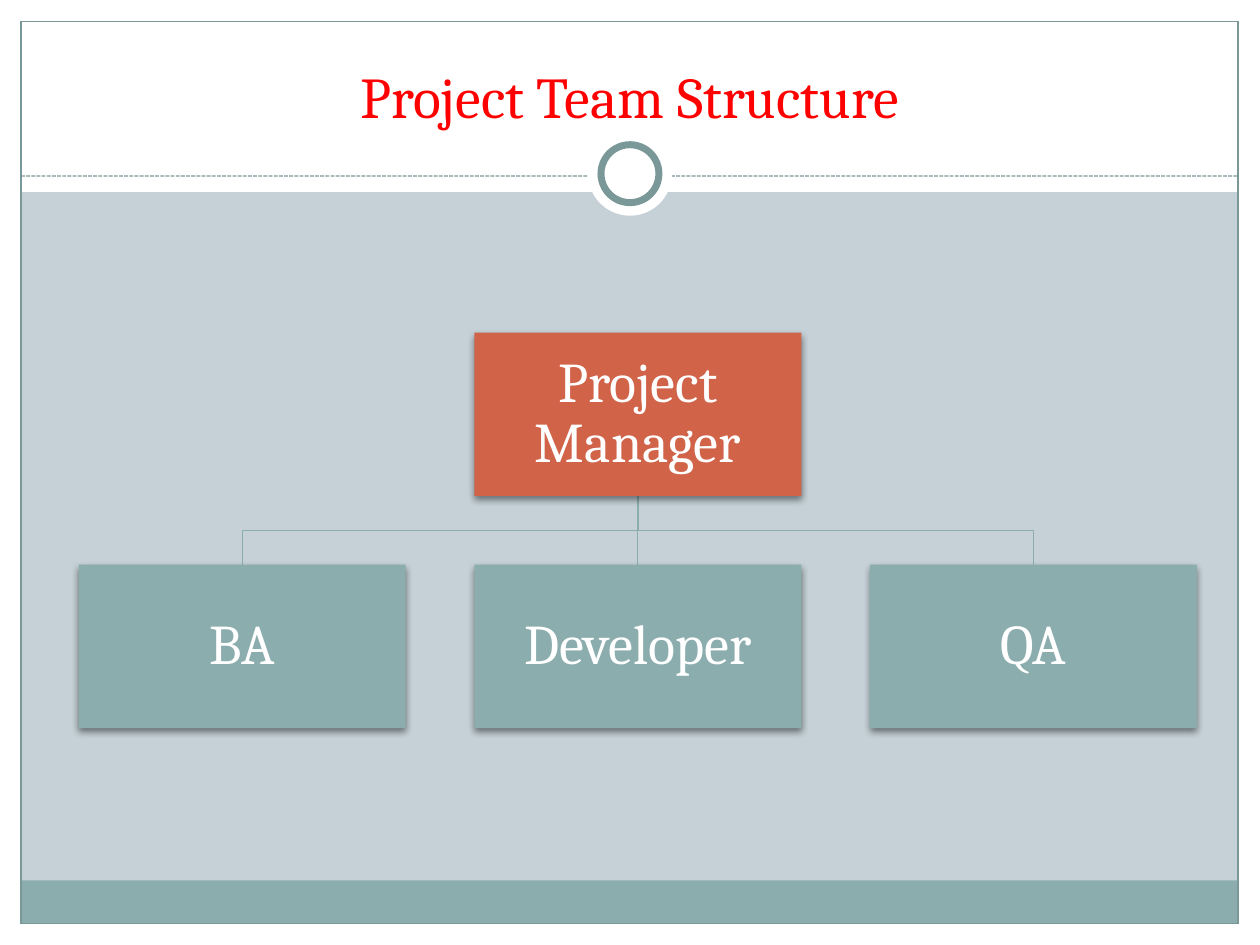
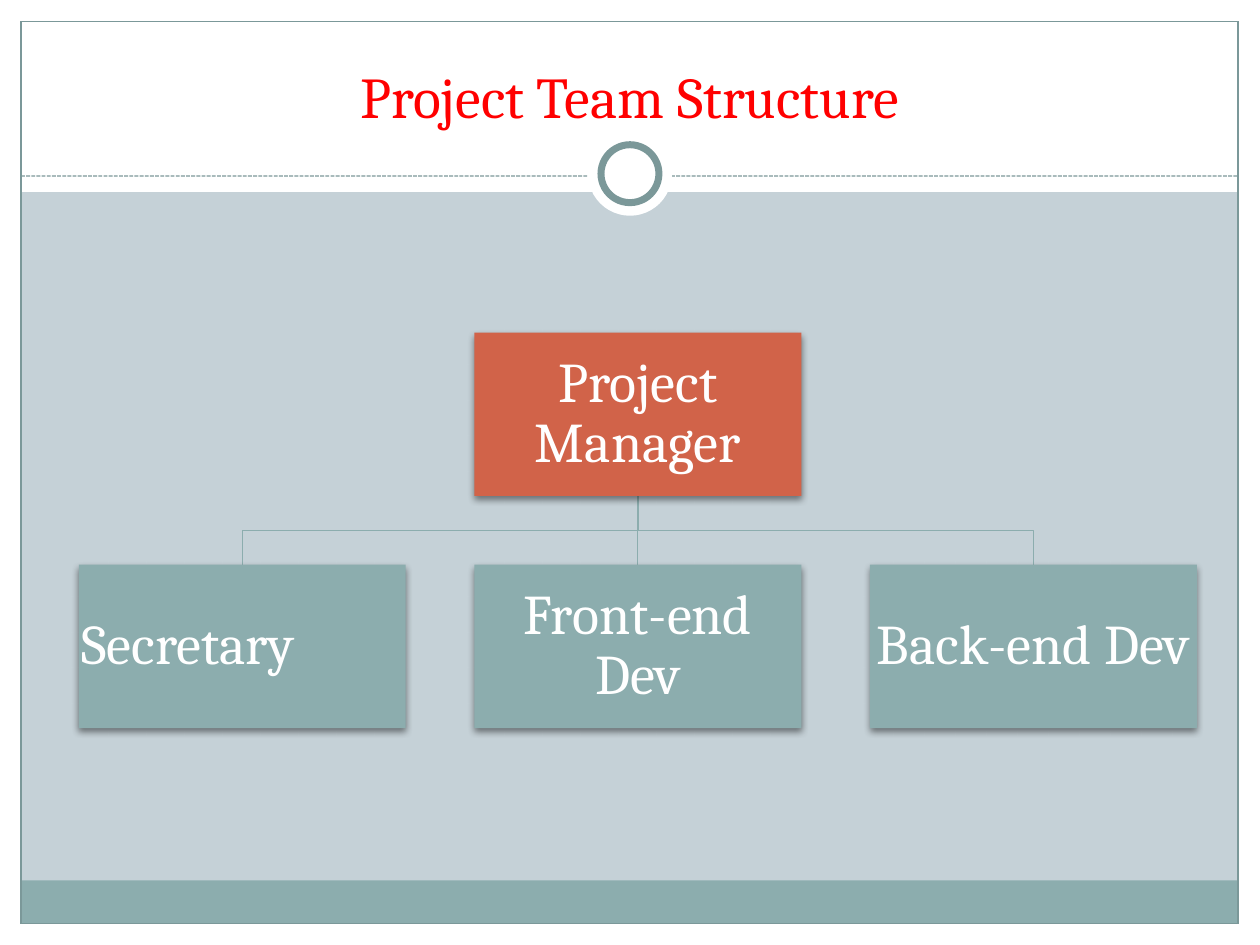
Before and after one commit to machchitai/webapplication, a slide deck: slide 4 of FINAL-1.pptx. Drawn at 1260x945 pixels with LibreOffice and Linux fonts; fonts in the diff are those of the drawing. Boxes give left, top, right and bottom in pixels: in the first picture for what was removed or moved away, otherwise in the second. Text is boxed around its words. In the diff, an @@ line names an element or a change of style, - is before the commit and + after.

```diff
--- a/FINAL-1.pptx
+++ b/FINAL-1.pptx
@@ text at [523, 595, 752, 695]: text changed @@
-Developer
+Front-end Dev
@@ text at [82, 626, 295, 676]: text changed @@
-BA
+Secretary
@@ text at [877, 625, 1190, 665]: text changed @@
-QA
+Back-end Dev
```
